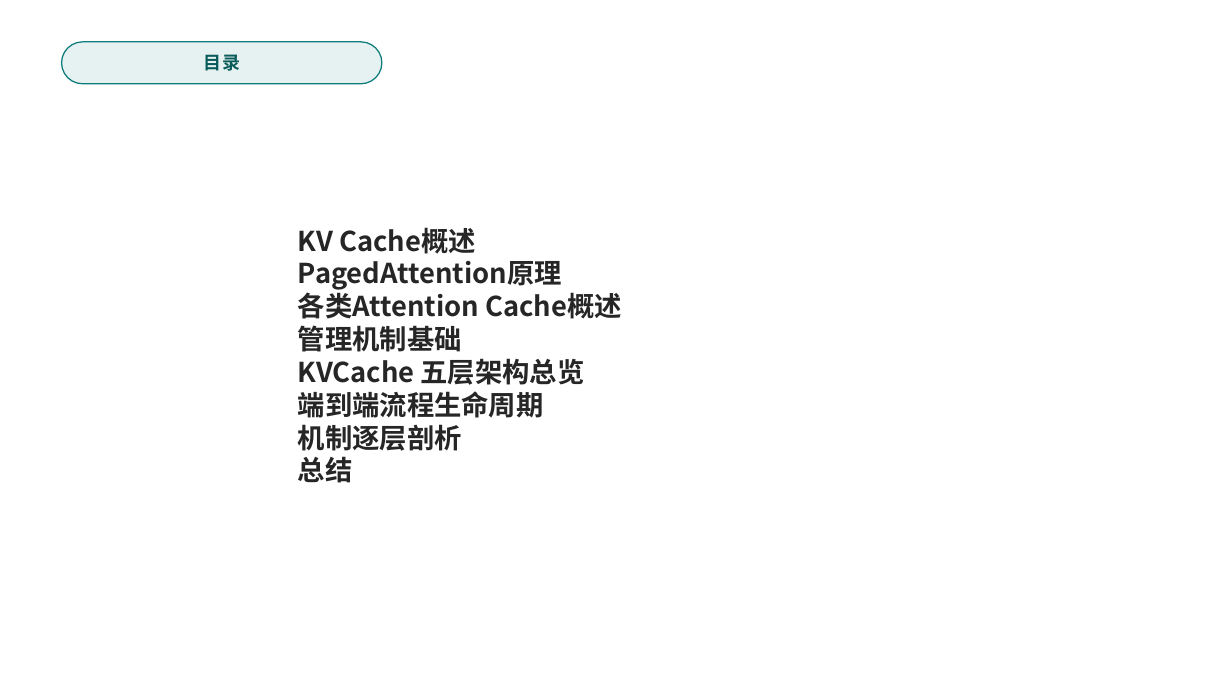
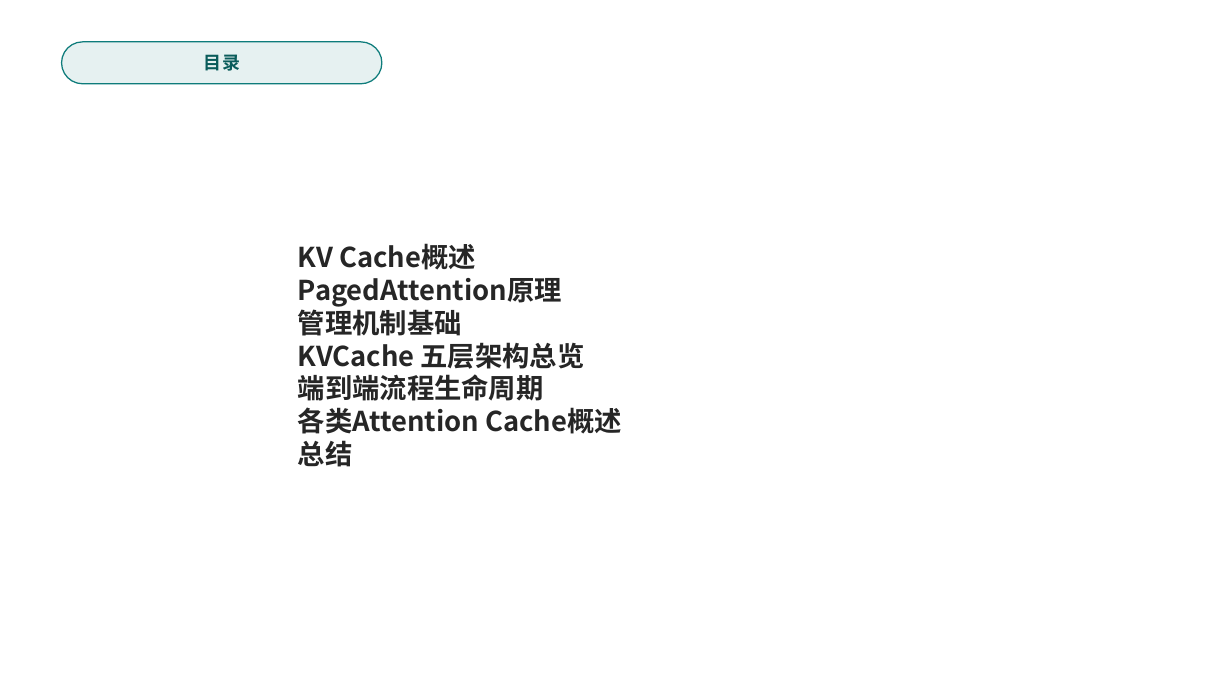
Before and after one commit to GoCHug/vllm, a slide deck: slide 2 of vllm/v1/core/kvcache_ppt/KVCache_管理机制详解（8章重构）.pptx. Drawn at 1232x693 pixels with LibreOffice and Linux fonts; fonts in the diff are those of the drawing. Boxes give left, top, right and bottom in pixels: in the first picture for what was removed or moved away, otherwise in the second. Text is boxed around its words. In the diff, an @@ line names an element or a change of style, - is before the commit and + after.

```diff
--- a/vllm/v1/core/kvcache_ppt/KVCache_管理机制详解（8章重构）.pptx
+++ b/vllm/v1/core/kvcache_ppt/KVCache_管理机制详解（8章重构）.pptx
@@ text at (298,289,622,319): paragraph removed @@
-3. 各类Attention Cache概述
@@ text at (298,407,622,434): text changed @@
-7. 机制逐层剖析
+6. 各类Attention Cache概述
```
Also in this commit, not shown: 6 other files.
